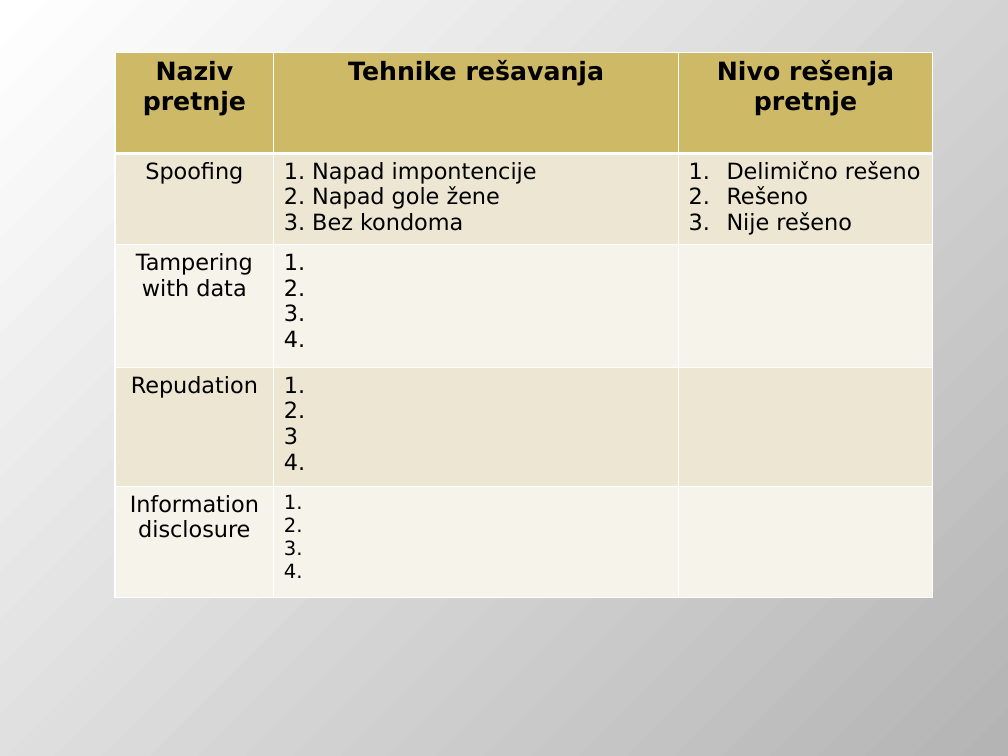
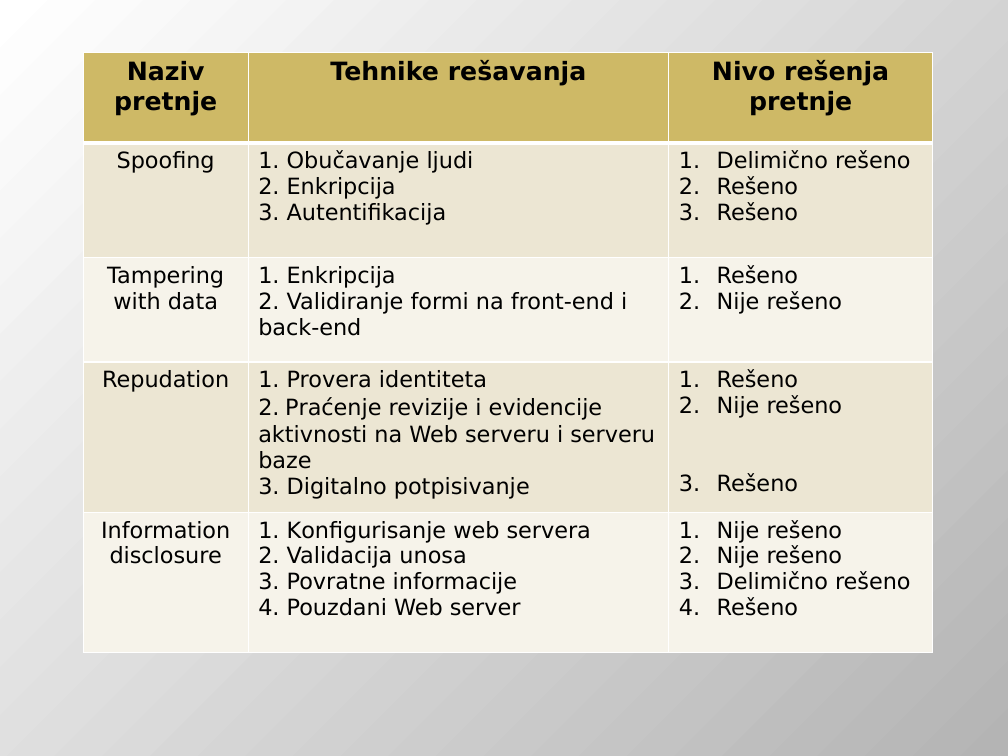
Before and after one commit to DejanUrosevic/XML-Projekat, a slide deck: slide 55 of Model Pretnji.pptx (slide 56 before the commit). Drawn at 1008x756 pixels with LibreOffice and Linux fonts; fonts in the diff are those of the drawing. Boxes give left, top, right and bottom in pixels: in the first picture for what was removed or moved away, otherwise in the second. Text is boxed around its words. In the diff, an @@ line names an element or a change of style, - is before the commit and + after.

```diff
--- a/Model Pretnji.pptx
+++ b/Model Pretnji.pptx
@@ table at [84, 52, 933, 652] @@
-row 2, column 2: 1. Napad impontencije / 2. Napad gole žene / 3. Bez kondoma
+row 2, column 2: 1. Obučavanje ljudi / 2. Enkripcija / 3. Autentifikacija
-row 2, column 3: Delimično rešeno / Rešeno / Nije rešeno
+row 2, column 3: Delimično rešeno / Rešeno / Rešeno
-row 3, column 2: 1. / 2. / 3. / 4.
+row 3, column 2: 1. Enkripcija / 2. Validiranje formi na front-end i back-end
-row 3, column 3: 
+row 3, column 3: Rešeno / Nije rešeno
-row 4, column 2: 1. / 2. / 3 / 4.
+row 4, column 2: 1. Provera identiteta / 2. Praćenje revizije i evidencije aktivnosti na Web serveru i serveru baze / 3. Digitalno potpisivanje
-row 4, column 3: 
+row 4, column 3: Rešeno / Nije rešeno / Rešeno
-row 5, column 2: 1. / 2. / 3. / 4.
+row 5, column 2: 1. Konfigurisanje web servera / 2. Validacija unosa / 3. Povratne informacije / 4. Pouzdani Web server
-row 5, column 3: 
+row 5, column 3: Nije rešeno / Nije rešeno / Delimično rešeno / Rešeno
@@ table: place and size @@
-table at [115, 52, 932, 598]
+table at [84, 52, 933, 652]
```
Also in this commit, not shown: 5 other slides changed, 2 slides added, 2 slides removed, 6 other files.
